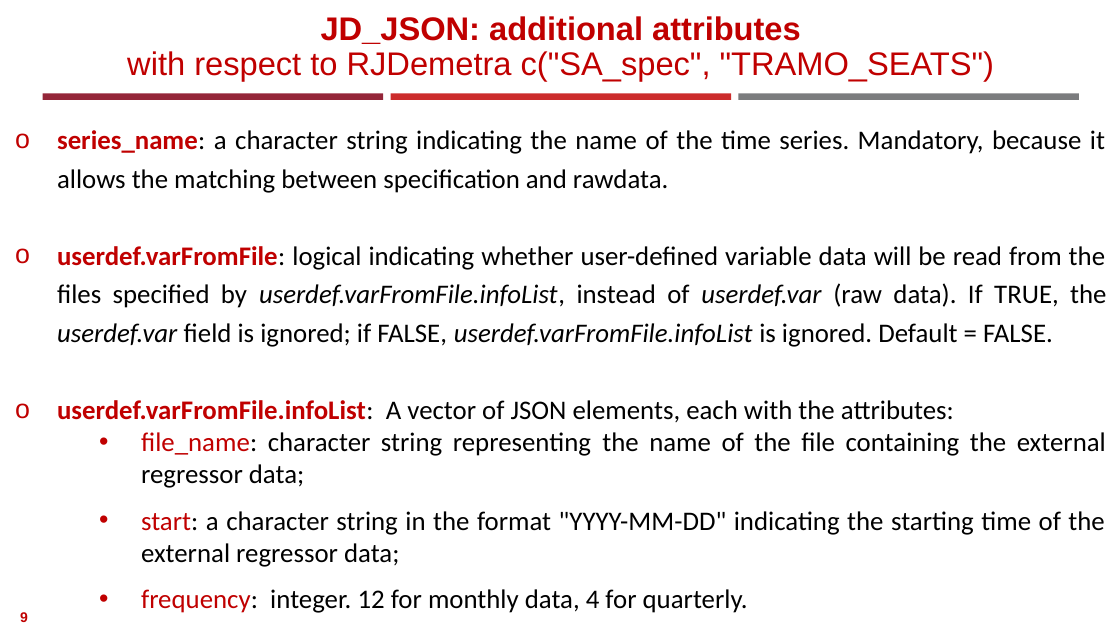
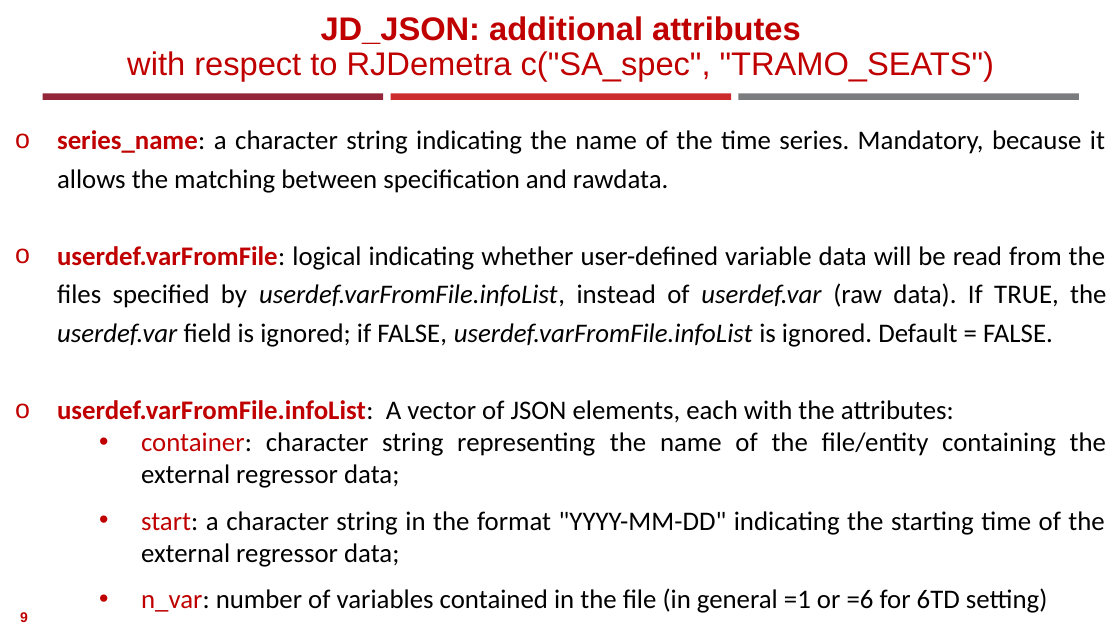
Before and after one commit to AlessandroPiovani/RJDProcessor, a slide deck: slide 9 of Documentation/RJDemetra tools for statistical production.pptx. Drawn at 1120x630 pixels with LibreOffice and Linux fonts; fonts in the diff are those of the drawing; background and template pictures are left out. Boxes give left, top, right and bottom in pixels: in the first picture for what was removed or moved away, otherwise in the second. Text is boxed around its words. In the diff, an @@ line names an element or a change of style, - is before the commit and + after.

```diff
--- a/Documentation/RJDemetra tools for statistical production.pptx
+++ b/Documentation/RJDemetra tools for statistical production.pptx
@@ text at box(141, 432, 1106, 488): text changed @@
-    • file_name: character string representing the name of the file containing the external regressor data;
+    • container: character string representing the name of the file/entity containing the external regressor data;
@@ text at box(141, 588, 1048, 613): text changed @@
-    • frequency: integer. 12 for monthly data, 4 for quarterly.
+    • n_var: number of variables contained in the file (in general =1 or =6 for 6TD setting)
```
Also in this commit, not shown: 1 slide added, 2 other files.
